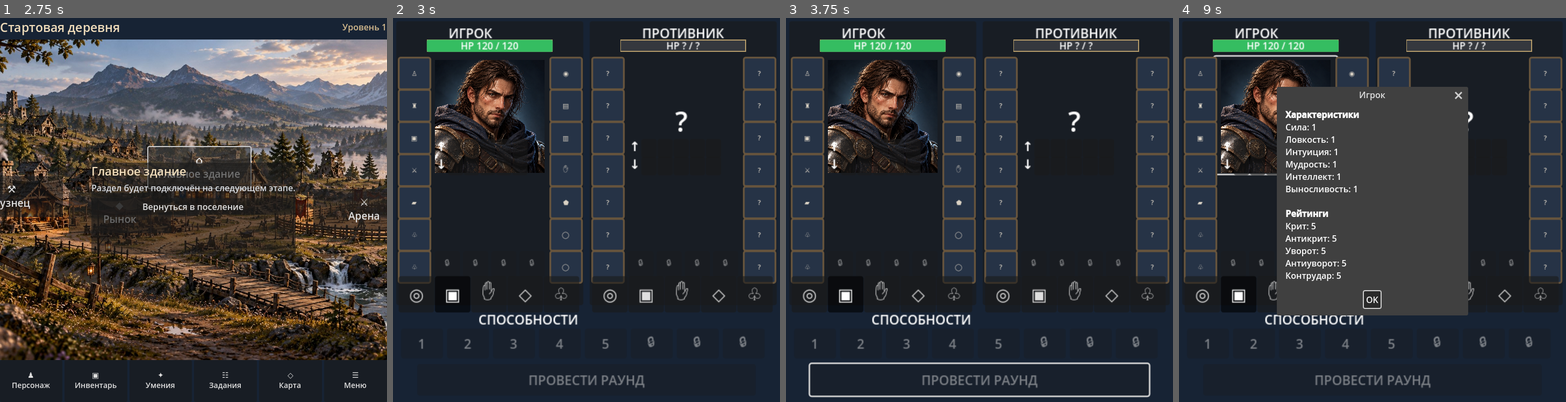
Above: before the commit, frames 1-4 (left to right).
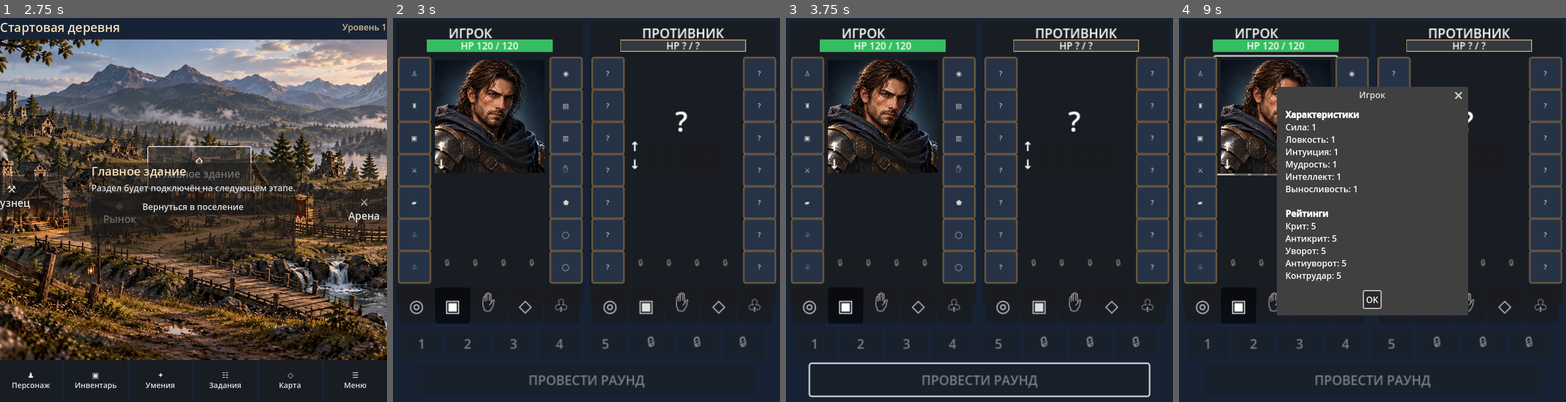
Above: after the commit, the same moments.

Repository: Archoniou1987/Battle-of-Artheon
Game: Godot game, scene res://scenes/main/main.tscn
Two runs of this game, one before a commit and one after it. Both use one fixed random seed, a clock stepped at 60 frames per second and the inputs below.
Inputs (mouse positions are in pixels of both pictures, inside the frame that each line leads up to):
- Up to frame 1 (2.75 s): click "⚒ Кузнец" at 0.5 s; click "◆ Рынок" at 1.25 s; click "⌂ Главное здание" at 2 s
- Up to frame 2 (3 s): click "⚔ Арена" at 2.75 s
- Up to frame 3 (3.75 s): click "♟ Персонаж" at 3.5 s
- Up to frame 4 (9 s): click "▣ Инвентарь" at 4.25 s; click "✦ Умения" at 5 s; click "☷ Задания" at 5.75 s; click "◇ Карта" at 6.5 s; click "☰ Меню" at 7.25 s; click "Вернуться в поселение" at 8 s; click (1275, 114) at 8.77 s

Frame 1 is identical in both runs. In frame 2, 2.6% of the frame differs, in the area x 1-99%, y 67-80%; in frame 3, 2.6%; in frame 4, 1.6%.

Commit message:
Remove abilities heading and lower attack defense zone controls

Diff:
--- a/ui/arena/arena_screen.gd
+++ b/ui/arena/arena_screen.gd
@@ -138,10 +138,6 @@
 func _build_square() -> void:
 	_build_fighter(Vector2(4, 8), true)
 	_build_fighter(Vector2(244, 8), false)
-	var ability_title := Label.new()
-	ability_title.text = "СПОСОБНОСТИ"
-	ability_title.position = Vector2(106, 366)
-	square_content.add_child(ability_title)
 	var abilities := HBoxContainer.new()
 	abilities.position = Vector2(10, 389)
 	abilities.add_theme_constant_override("separation", 5)
@@ -252,7 +248,7 @@
 			enemy_elixir_slots.append(elixir_button)
 	_update_elixir_slots()
 	var zone_row := HBoxContainer.new()
-	zone_row.position = Vector2(3, 316)
+	zone_row.position = Vector2(3, 330)
 	zone_row.add_theme_constant_override("separation", 1)
 	inner.add_child(zone_row)
 	for index in range(ZONES.size()):
